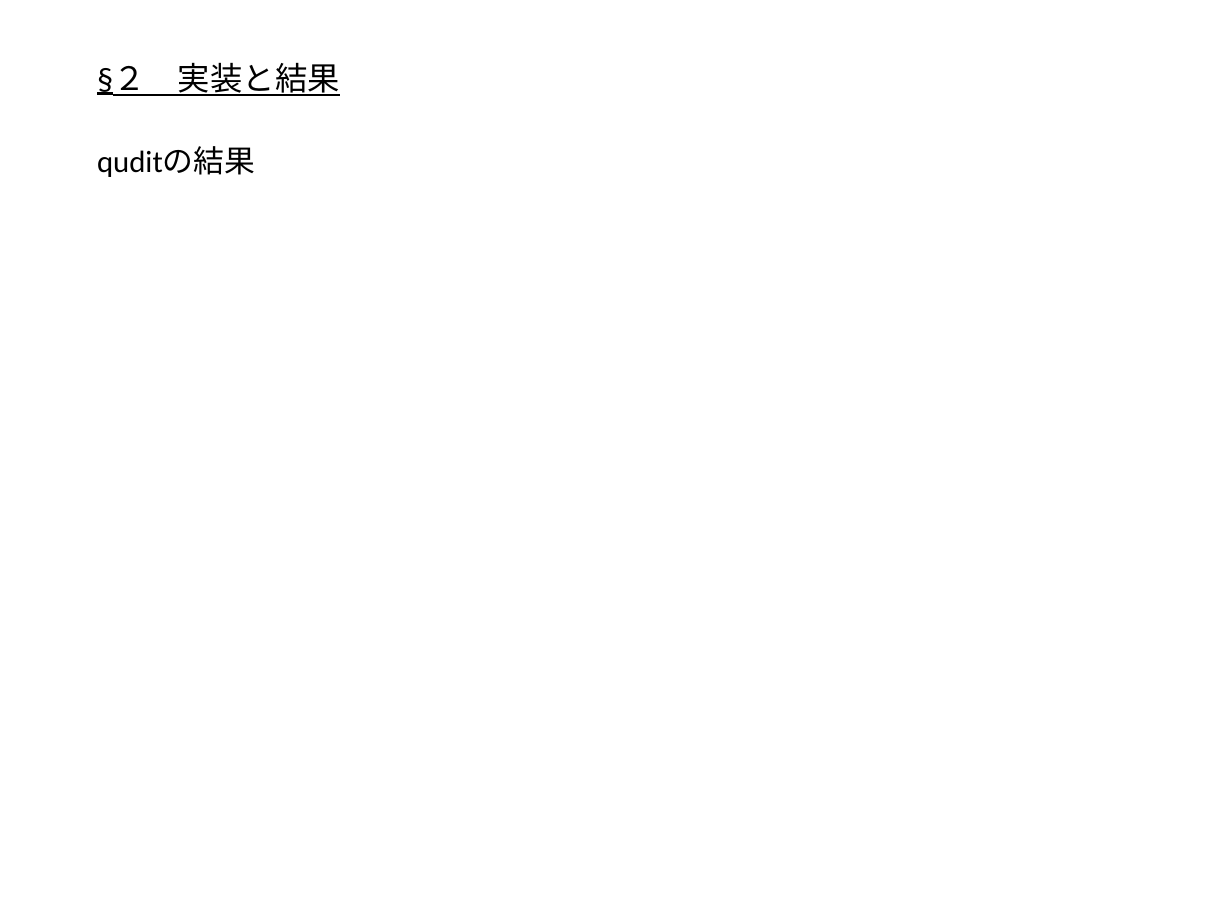
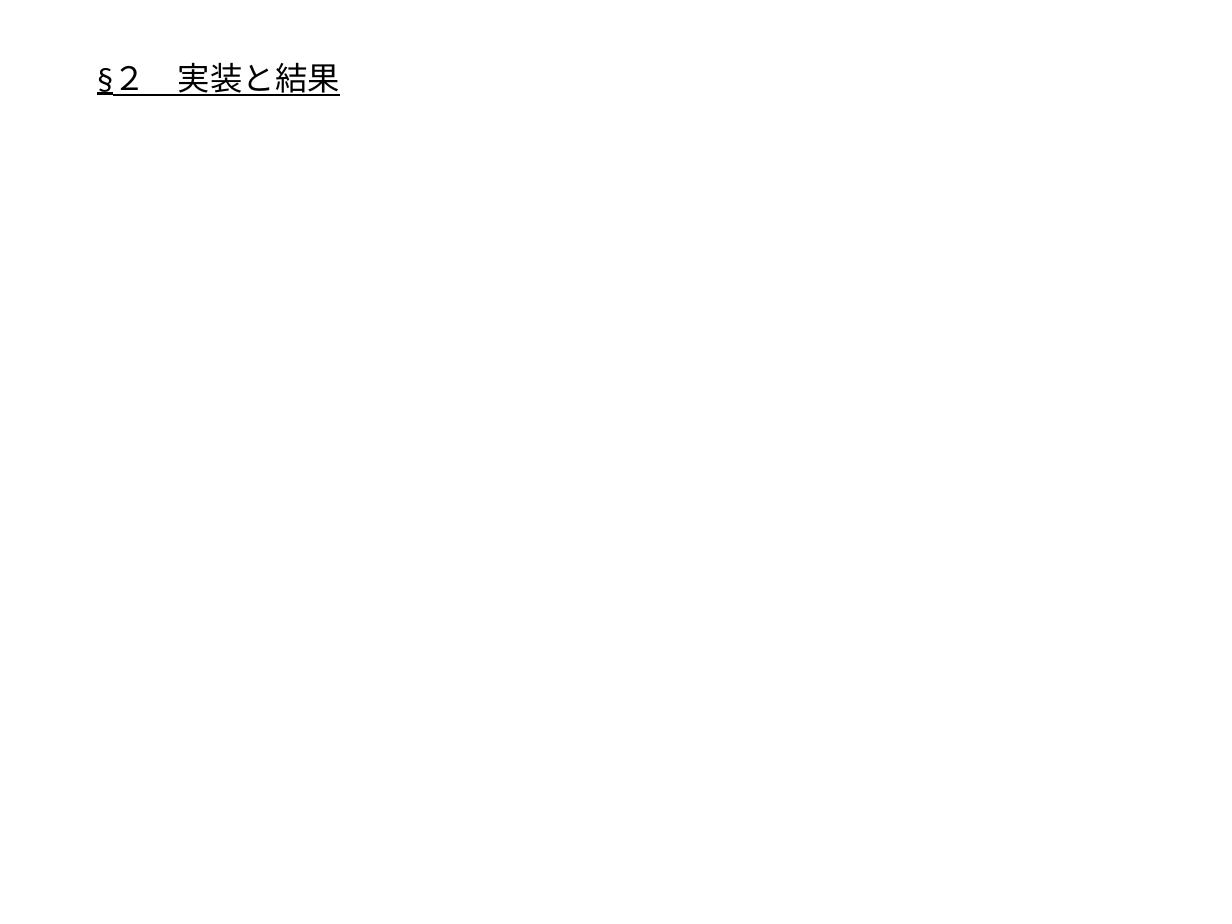
Before and after one commit to outk/graduate_thesis, a slide deck: slide 41 of 量子状態トモグラフィー.pptx (slide 38 before the commit). Drawn at 1232x924 pixels with LibreOffice and Linux fonts; fonts in the diff are those of the drawing; grey boxes stand for pictures. Boxes give left, top, right and bottom in pixels: in the first picture for what was removed or moved away, otherwise in the second. Text is boxed around its words. In the diff, an @@ line names an element or a change of style, - is before the commit and + after.

```diff
--- a/量子状態トモグラフィー.pptx
+++ b/量子状態トモグラフィー.pptx
@@ text removed at bbox=[97, 146, 255, 177] @@
-quditの結果
```
Also in this commit, not shown: 1 other slide changed, 3 slides added.
